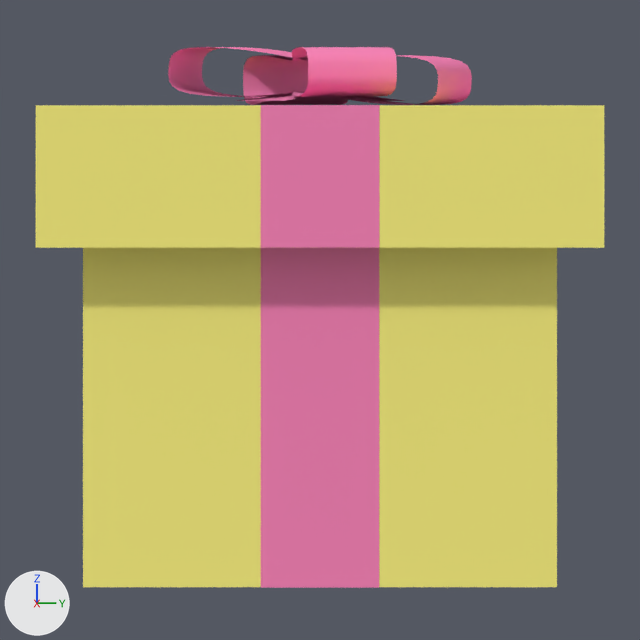
The Blender file ic_launcher.blend: old version first, new version second.
One viewpoint serves both versions: the file's camera 'Camera'. Arrows for +X, +Y and +Z are at lower left; the lights stay in place.

Objects in the first picture: 'Bow ends', 'Bow loop 1', 'Bow loop 2', 'Box', 'Ribbon'.
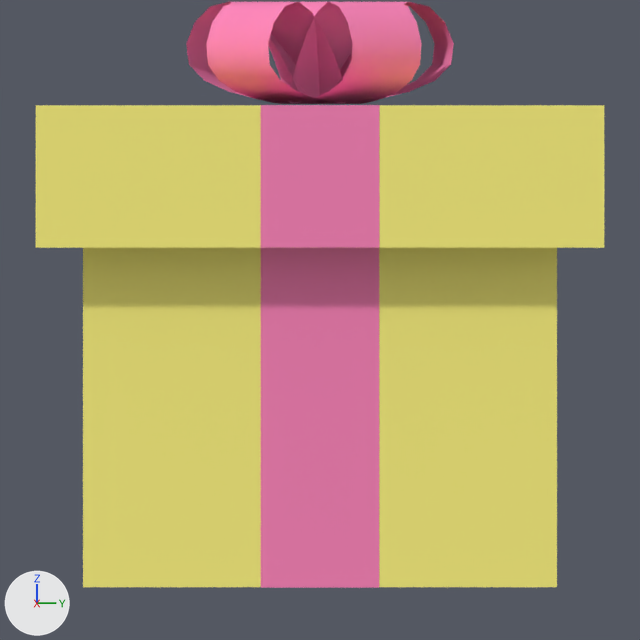
The change, as JSON lines over the scene's bpy script:
```json
{"op": "add", "block": "me_cube_008", "code": ["me_cube_008 = bpy.data.meshes.new('Cube.008')", "me_cube_008.from_pydata(...)  # 40 vertices, 20 faces; spans x -0.724..0.724, y -0.671..0.705, z -0.011..0.626", "me_cube_008.polygons.foreach_set('use_smooth', [True] * 20)", "me_cube_008.materials.append(mat_ribbon)  # pink #ff89bd"]}
{"op": "remove", "block": "ob_bow_ends", "code": ["ob_bow_ends = bpy.data.objects.new('Bow ends', me_cube_002)", "ob_bow_ends.location = (0.0, 0.0, 2.157)", "ob_bow_ends.rotation_euler = (0.0, 0.0, 2.146)  # degrees (0, 0, 123)", "ob_bow_ends.scale = (0.612, 0.192, 0.185)", "_m = ob_bow_ends.modifiers.new('Subsurf', 'SUBSURF')", "_m.levels = 3", "_m.render_levels = 3"]}
{"op": "remove", "block": "ob_bow_loop_1", "code": ["ob_bow_loop_1 = bpy.data.objects.new('Bow loop 1', me_cube_003)", "ob_bow_loop_1.location = (0.0, 0.0, 2.157)", "ob_bow_loop_1.rotation_euler = (0.0, 0.0436, 1.191)  # degrees (0, 2.5, 68)", "ob_bow_loop_1.scale = (0.612, 0.192, 0.185)", "_m = ob_bow_loop_1.modifiers.new('Subsurf', 'SUBSURF')", "_m.levels = 3", "_m.render_levels = 3"]}
{"op": "remove", "block": "ob_bow_loop_2", "code": ["ob_bow_loop_2 = bpy.data.objects.new('Bow loop 2', me_cube_004)", "ob_bow_loop_2.location = (0.0, 0.0, 2.157)", "ob_bow_loop_2.rotation_euler = (0.0, -0.0436, 0.226)  # degrees (0, -2.5, 13)", "ob_bow_loop_2.scale = (0.612, 0.192, 0.185)", "_m = ob_bow_loop_2.modifiers.new('Subsurf', 'SUBSURF')", "_m.levels = 3", "_m.render_levels = 3"]}
{"op": "add", "block": "ob_bow", "code": ["ob_bow = bpy.data.objects.new('Bow', me_cube_008)", "ob_bow.location = (0.0, 0.0, 2.034)", "ob_bow.rotation_euler = (0.0, 0.0, 0.238)  # degrees (0, 0, 14)", "_m = ob_bow.modifiers.new('Subsurf', 'SUBSURF')", "_m.levels = 3", "_m.render_levels = 3"]}
```

What differs and where, as boxes (x1, y1, x2, y2) in the pictures (640 x 640 px):
```json
{"object": "Bow", "change": "added", "after": [186, 2, 454, 104]}
{"object": "Bow loop 2", "change": "deleted", "before": [243, 47, 397, 105]}
{"object": "Bow loop 1", "change": "deleted", "before": [168, 47, 472, 105]}
{"object": "Bow ends", "change": "deleted", "before": [236, 94, 404, 101]}
{"object": "Ribbon", "change": "unchanged, covered by the edit", "before": [261, 105, 379, 588]}
{"object": "Ribbon.001", "change": "unchanged, uncovered by the edit", "after": [261, 105, 379, 588]}
```
